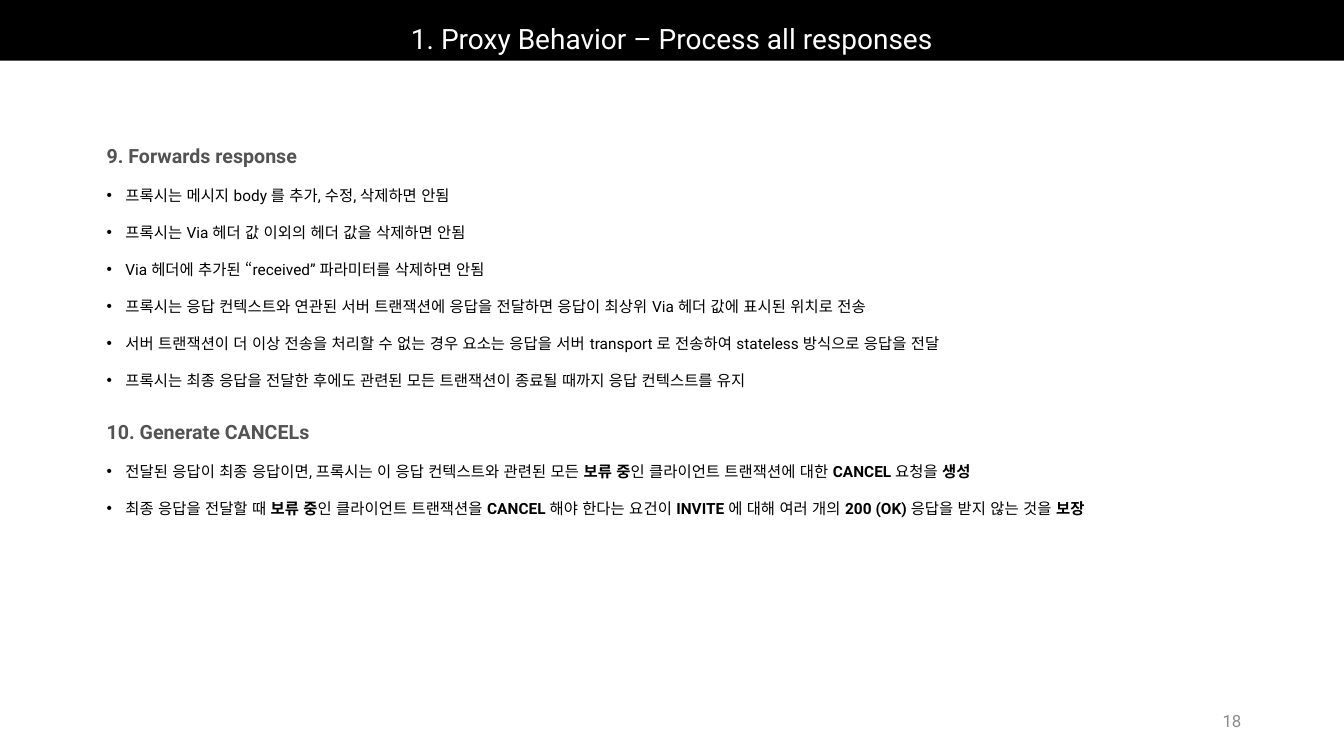
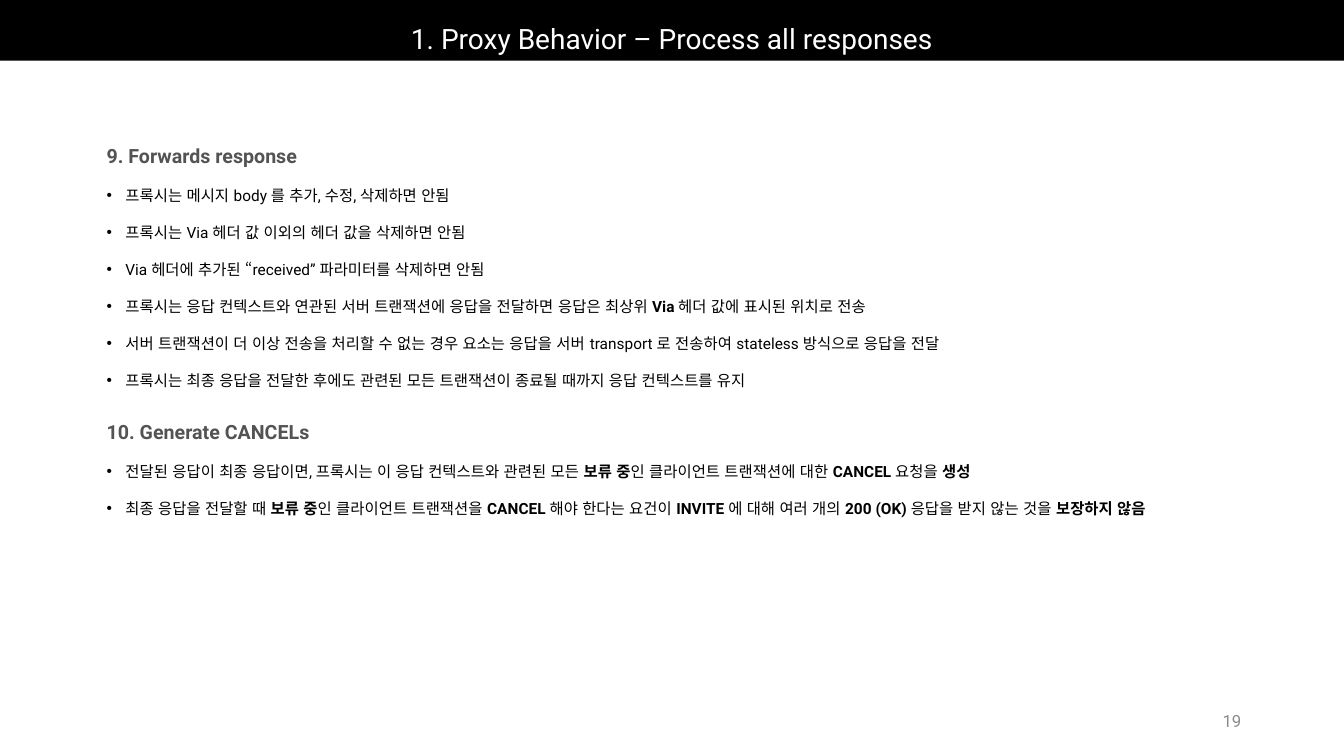
Before and after one commit to Epsilonely/SIP-Survey, a slide deck: slide 19 of 세미나 3차.pptx (slide 18 before the commit). Drawn at 1344x756 pixels with LibreOffice and Linux fonts; fonts in the diff are those of the drawing. Boxes give left, top, right and bottom in pixels: in the first picture for what was removed or moved away, otherwise in the second. Text is boxed around its words. In the diff, an @@ line names an element or a change of style, - is before the commit and + after.

```diff
--- a/세미나 3차.pptx
+++ b/세미나 3차.pptx
@@ text at (125,299,865,314): text changed @@
-• 프록시는 응답 컨텍스트와 연관된 서버 트랜잭션에 응답을 전달하면 응답이 최상위 Via 헤더 값에 표시된 위치로 전송
+• 프록시는 응답 컨텍스트와 연관된 서버 트랜잭션에 응답을 전달하면 응답은 최상위 Via 헤더 값에 표시된 위치로 전송
@@ text at (125,501,1145,517): text changed @@
-• 최종 응답을 전달할 때 보류 중인 클라이언트 트랜잭션을 CANCEL 해야 한다는 요건이 INVITE 에 대해 여러 개의 200 (OK) 응답을 받지 않는 것을 보장
+• 최종 응답을 전달할 때 보류 중인 클라이언트 트랜잭션을 CANCEL 해야 한다는 요건이 INVITE 에 대해 여러 개의 200 (OK) 응답을 받지 않는 것을 보장하지 않음
@@ page number at (1223,715,1242,727): text changed @@
-18
+19
```
Also in this commit, not shown: 20 other slides changed, 2 slides added, 1 slide removed.
